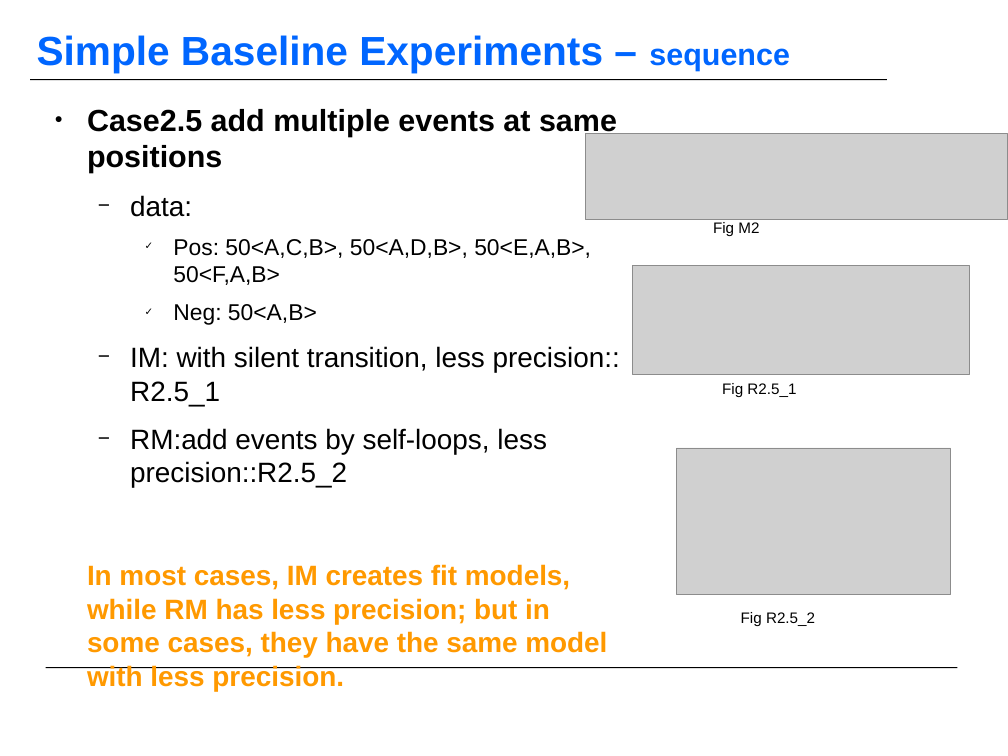
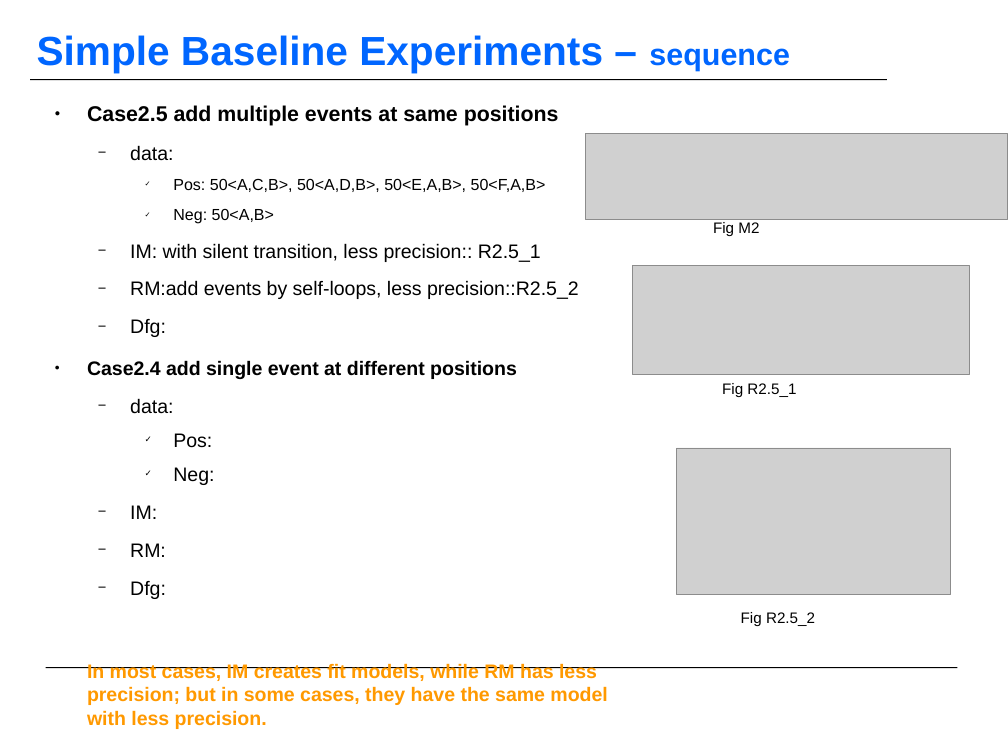
Before and after one commit to KFDing/masterthesis, a slide deck: slide 23 of official_report/MasterThesis_Report_03_Dfg_02.odp. Drawn at 1008x756 pixels with LibreOffice and Linux fonts; fonts in the diff are those of the drawing; grey boxes stand for pictures; background and template pictures are left out. Boxes give left, top, right and bottom in pixels: in the first picture for what was removed or moved away, otherwise in the second. Text is boxed around its words. In the diff, an @@ line names an element or a change of style, - is before the commit and + after.

```diff
--- a/official_report/MasterThesis_Report_03_Dfg_02.odp
+++ b/official_report/MasterThesis_Report_03_Dfg_02.odp
@@ text at bbox=[87, 105, 607, 729]: size 24 to 16.8 pt in "Case2.5 add multiple events at same positions"; size 22 to 15.4 pt in "data:", "IM: with silent transition, less precision:: R2.5_1", "RM:add events by self-loops, less precision::R2.5_2", "In most cases, IM creates fit models, ..."; size 18 to 12.6 pt in "Pos: 50<A,C,B>, 50<A,D,B>, 50<E,A,B>, 50<F,A,B>", "Neg: 50<A,B>" @@
@@ text at bbox=[87, 319, 517, 599]: paragraphs added @@
+  − Dfg:
+● Case2.4 add single event at different positions
+  − data:
+    ✓ Pos:
+    ✓ Neg:
+  − IM:
+  − RM:
+  − Dfg:
```
Also in this commit, not shown: 5 other slides changed, 4 slides added, 2 slides removed, 5 other files.
